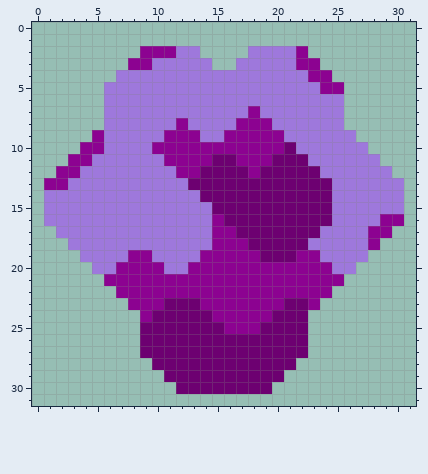
One commit to this pixel-art sprite: sprites/items/living-steel/living-steel.png. That is the earlier state.
The file is 32x32 pixels.
Now the later version:
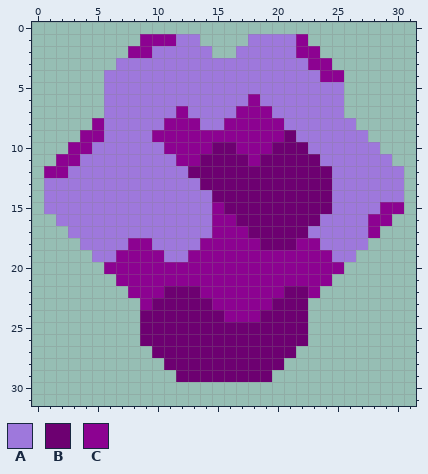
Palette (. is transparent): A #9e78dc  B #6d0071  C #8c0291
Change:
Changed rows in their new state; - is an unchanged pixel.
first column x 1:
 1 --------CCCAA----AAAAC--------
 2 -------C-AA--A--A-----C-------
 3 ------AAA-----AA-----A-C------
 4 -----A----------------A-C-----
 5 -----------------------AA-----
 6 -----------------C------------
 7 -----------C----C-C-----------
 8 ----C-----C-C--C---C-----A----
 9 ---C-----C---CC-----B-----A---
10 --C-A----A----BB---B-B-----A--
11 -C-A------A--B--B-B---B-----A-
12 C-A--------AB----B-----B-----A
13 AA----------A-----------------
14 -------------A----------------
15 --------------C-------------CC
16 .--------------C-------A---C-.
17 -.--------------C-----A-----.-
18 --.----CC----C---C---CC----.--
19 ---.--C--C--C-----CCC--C--.---
20 ----.C----CC------------C.----
21 -----.------------------.-----
22 ------.---BBB-------BB-.------
23 -------.-B---B-----B--.-------
24 --------B-----B---B-----------
25 ---------------BBB------------
27 --------.------------.--------
28 ---------.----------.---------
29 ----------.--------.----------
30 -----------........-----------
Boxes around the changes in both pictures, in picture pixels (x1, y1, x2, y2):
changed: (44, 34, 404, 394)
